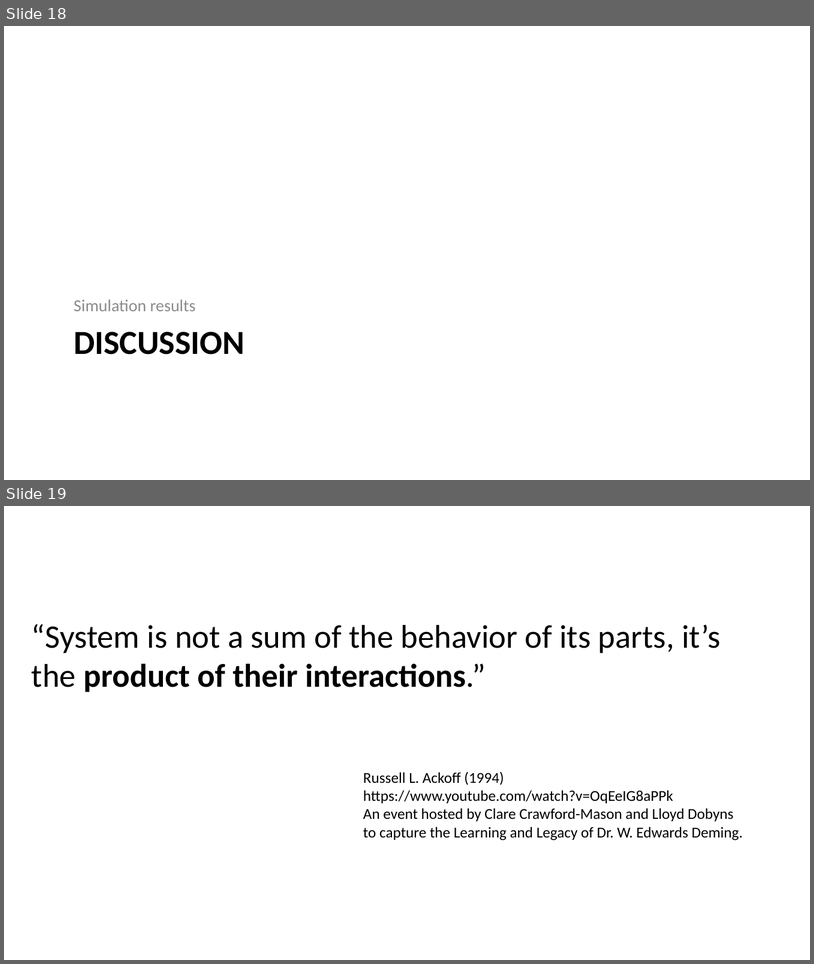
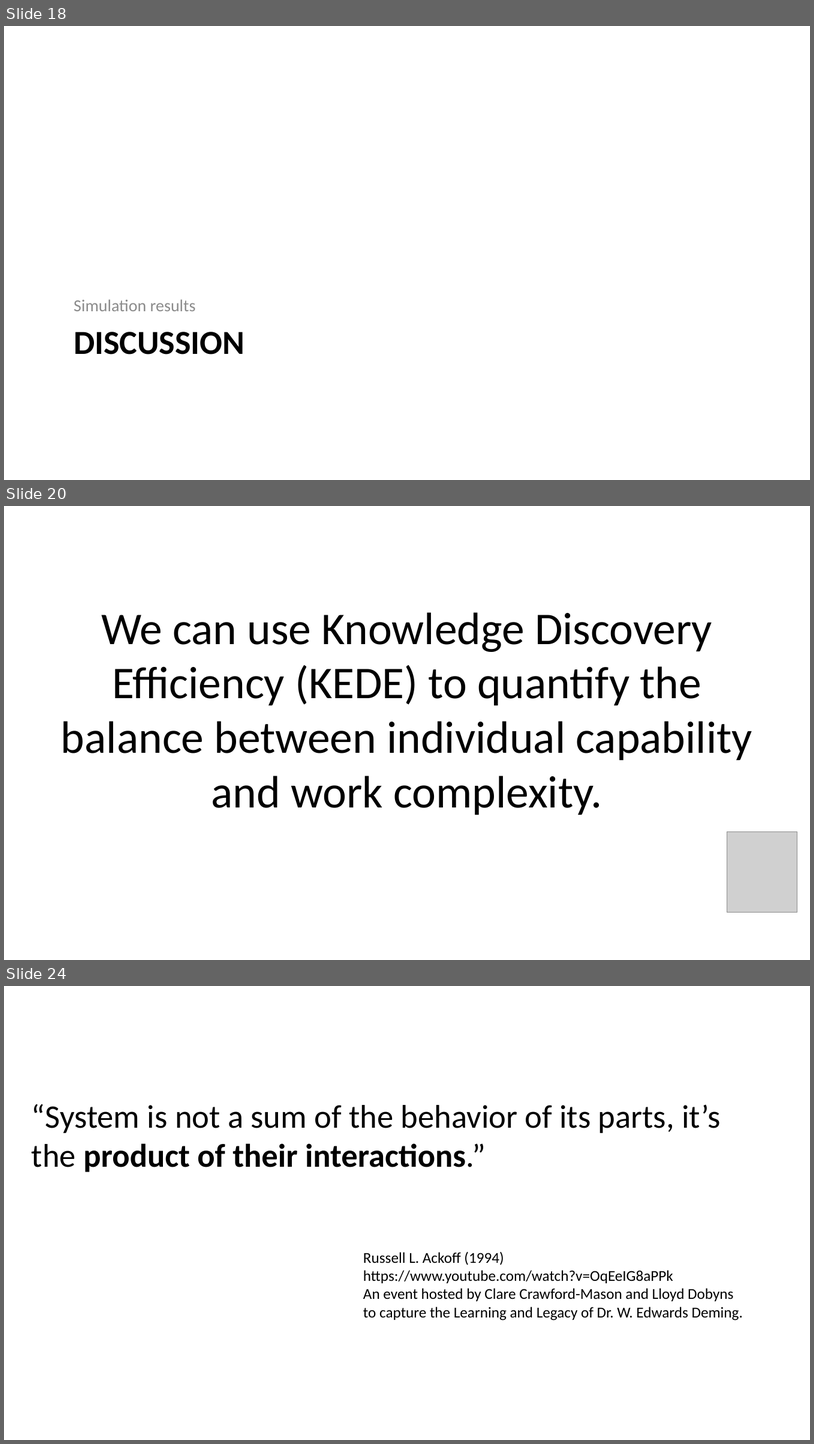
Before and after one commit to kedehub/knowledge_discovery_game, a slide deck: Knowledge Discovery Game.pptx. Shown one above the other, each under a label of ours: slides 18 and 19 before the commit, slides 18, 20 and 24 after it; the slides between them are not shown. The pictures are 814x964 and 814x1444 pixels, drawn with LibreOffice and Linux fonts; fonts in the diff are those of the drawing; grey boxes stand for pictures; background and template pictures are left out. Boxes give left, top, right and bottom in pixels: in the first picture for what was removed or moved away, otherwise in the second. Text is boxed around its words. In the diff, an @@ line names an element or a change of style, - is before the commit and + after.

```diff
--- a/Knowledge Discovery Game.pptx
+++ b/Knowledge Discovery Game.pptx
@@ slide 20 added at bbox=[4, 506, 810, 960], background #FFFFFF @@
@@ text added at bbox=[61, 612, 753, 815], 54 pt, text #000000 @@
+We can use Knowledge Discovery Efficiency (KEDE) to quantify the balance between individual capability and work complexity.
@@ picture added at bbox=[728, 831, 798, 912] @@
@@ what was slide 19 is now slide 24 @@
```
Also in this commit, not shown: 3 slides changed, 12 other slides added, 2 slides removed.
